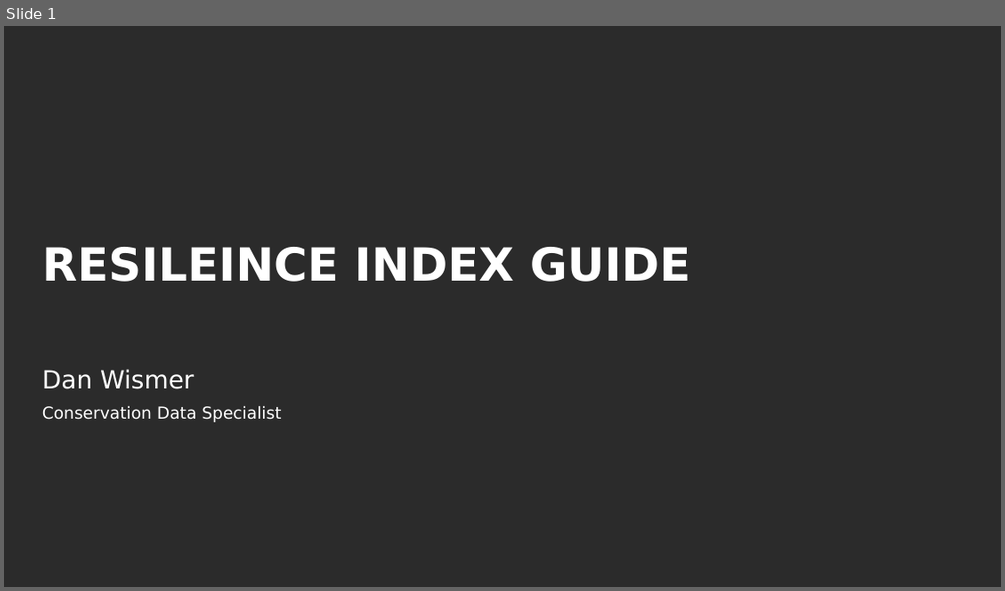
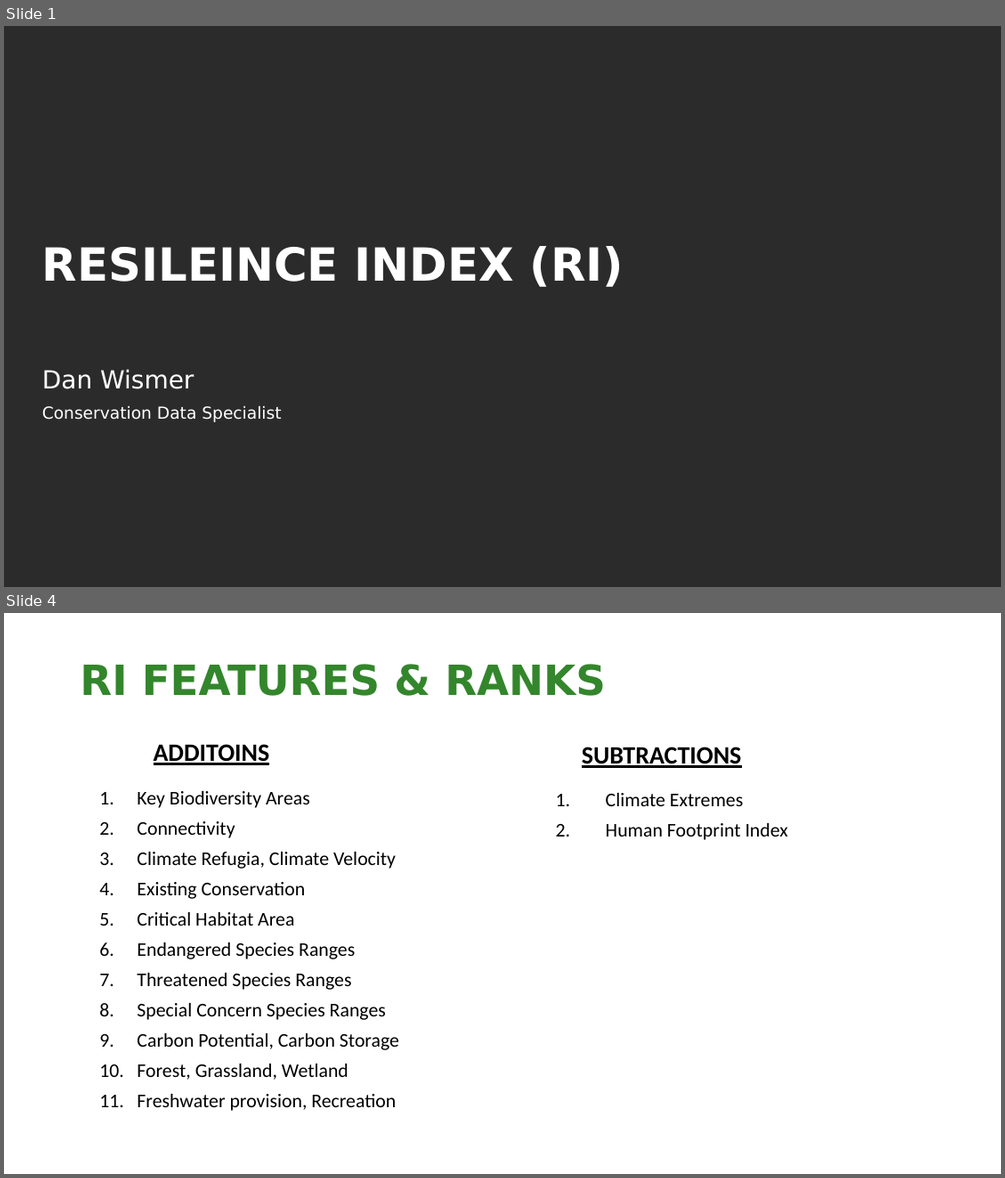
Before and after one commit to NCC-CNC/RI-proto, a slide deck: www/RI_GUIDE.pptx. Shown one above the other, each under a label of ours: slide 1 before the commit, slides 1 and 4 after it; the slides between them are not shown. The pictures are 1005x591 and 1005x1178 pixels, drawn with LibreOffice and Linux fonts; fonts in the diff are those of the drawing; background and template pictures are left out; a plain dark background stands for a picture behind light text. Boxes give left, top, right and bottom in pixels: in the first picture for what was removed or moved away, otherwise in the second. Text is boxed around its words. In the diff, an @@ line names an element or a change of style, - is before the commit and + after.

```diff
--- a/www/RI_GUIDE.pptx
+++ b/www/RI_GUIDE.pptx
@@ slide 4 added at (x1=4, y1=613, x2=1001, y2=1174), background picture (left out) @@
@@ title added at (x1=80, y1=664, x2=606, y2=696), 30 pt, text #33862B, bold @@
+RI FEATURES & RANKS
@@ text added at (x1=154, y1=744, x2=270, y2=765), 18 pt, text #000000, bold, underline @@
+ADDITOINS
@@ text added at (x1=582, y1=747, x2=742, y2=768), 18 pt, text #000000, bold, underline @@
+SUBTRACTIONS
@@ text added at (x1=137, y1=791, x2=399, y2=1111), 14 pt, text #000000 @@
+1. Key Biodiversity Areas
+2. Connectivity
+3. Climate Refugia, Climate Velocity
+4. Existing Conservation
+5. Critical Habitat Area
+6. Endangered Species Ranges
+7. Threatened Species Ranges
+8. Special Concern Species Ranges
+9. Carbon Potential, Carbon Storage
+10. Forest, Grassland, Wetland
+11. Freshwater provision, Recreation
@@ text added at (x1=606, y1=793, x2=788, y2=840), 14 pt, text #000000 @@
+1. Climate Extremes
+2. Human Footprint Index
@@ slide 1 changed as well @@
@@ title at (x1=42, y1=246, x2=624, y2=287): text changed @@
-RESILEINCE INDEX GUIDE
+RESILEINCE INDEX (RI)
```
Also in this commit, not shown: 6 other slides added, 1 slide removed, 3 other files.
